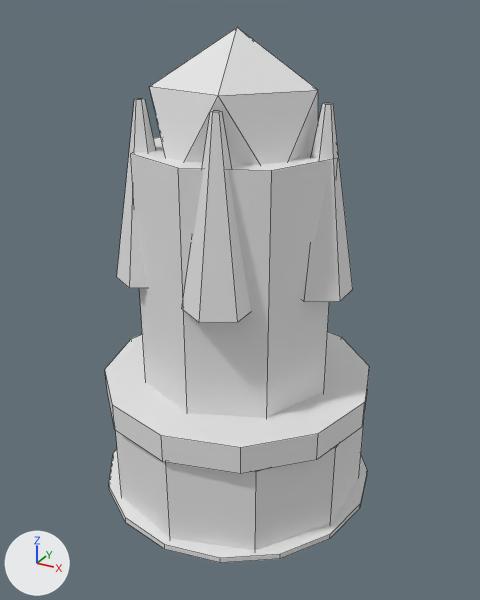
The FBX model Assets/Art/Models/Generated/Mage_L2.fbx as it was, and as the next commit left it.
Rendered twice from a 50 mm lens placed at (1.28, -2.31, 2.05), pointed at (0.03, -0.03, 0.91). The axes (+X, +Y, +Z) are drawn at lower left. The lights are the same throughout. The picture after the commit comes second. Mesh edges are drawn as thin lines.

In view in the first picture: 'BlobShadow', 'MageCrystal', 'MageProng', 'MageProng.003', 'MageProng.004', 'MageRing', 'MageSpire', 'TowerBase'.
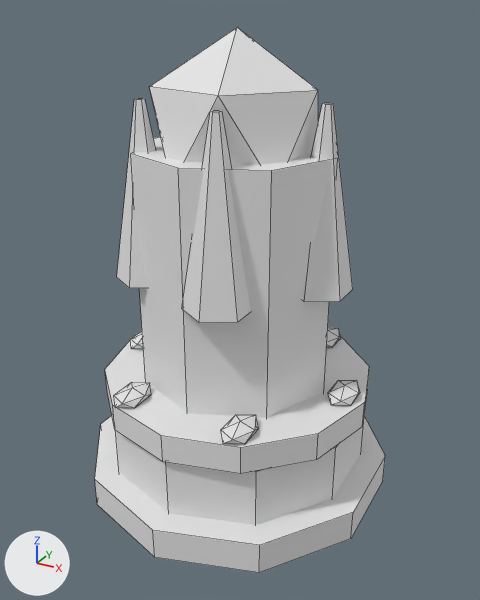
What differs and where, as boxes (x1, y1, x2, y2) in the pictures (480 x 600 px):
```json
{"object": "TowerFoundation", "change": "added", "after": [95, 416, 385, 573]}
{"object": "MageRune.005", "change": "added", "after": [221, 415, 259, 444]}
{"object": "MageRune.004", "change": "added", "after": [114, 382, 151, 408]}
{"object": "MageRune", "change": "added", "after": [328, 380, 360, 406]}
{"object": "MageRune.001", "change": "added", "after": [327, 328, 341, 347]}
{"object": "MageRune.003", "change": "added", "after": [130, 331, 143, 349]}
{"object": "BlobShadow", "change": "unchanged, covered by the edit", "before": [109, 449, 367, 563]}
```

The change, as JSON lines over the scene's bpy script:
```json
{"op": "add", "block": "mat_dc_metal", "code": ["mat_dc_metal = principled_material('DC_Metal')", "mat_dc_metal.base_color = (0.8, 0.8, 0.8)  # white #e7e7e7"]}
{"op": "add", "block": "me_magerune_mesh_001", "code": ["me_magerune_mesh_001 = bpy.data.meshes.new('MageRune_Mesh.001')", "me_magerune_mesh_001.from_pydata(...)  # an icosphere of 20 faces spanning x -0.063..0.063, y -0.094..0.094, z -0.035..0.035", "me_magerune_mesh_001.materials.append(mat_dc_magic)  # white #e7e7e7"]}
{"op": "add", "block": "me_towerfoundation_mesh", "code": ["me_towerfoundation_mesh = bpy.data.meshes.new('TowerFoundation_Mesh')", "me_towerfoundation_mesh.from_pydata(...)  # a 10-sided cylinder along z spanning x -0.656..0.656, y -0.69..0.69, z -0.07..0.07", "me_towerfoundation_mesh.materials.append(mat_dc_metal)  # white #e7e7e7"]}
{"op": "add", "block": "ob_magerune_001", "code": ["ob_magerune_001 = bpy.data.objects.new('MageRune.001', me_magerune_mesh_001)", "ob_magerune_001.location = (0.255, 0.442, 0.58)"]}
{"op": "add", "block": "ob_magerune_005", "code": ["ob_magerune_005 = bpy.data.objects.new('MageRune.005', me_magerune_mesh_001.copy())", "ob_magerune_005.location = (0.255, -0.442, 0.58)"]}
{"op": "add", "block": "ob_towerfoundation", "code": ["ob_towerfoundation = bpy.data.objects.new('TowerFoundation', me_towerfoundation_mesh)", "ob_towerfoundation.location = (0.0, 0.0, 0.1)"]}
{"op": "add", "block": "ob_magerune_003", "code": ["ob_magerune_003 = bpy.data.objects.new('MageRune.003', me_magerune_mesh_001.copy())", "ob_magerune_003.location = (-0.51, 0.0, 0.58)"]}
{"op": "add", "block": "ob_magerune", "code": ["ob_magerune = bpy.data.objects.new('MageRune', me_magerune_mesh_001.copy())", "ob_magerune.location = (0.51, 0.0, 0.58)"]}
{"op": "add", "block": "ob_magerune_004", "code": ["ob_magerune_004 = bpy.data.objects.new('MageRune.004', me_magerune_mesh_001.copy())", "ob_magerune_004.location = (-0.255, -0.442, 0.58)"]}
```
